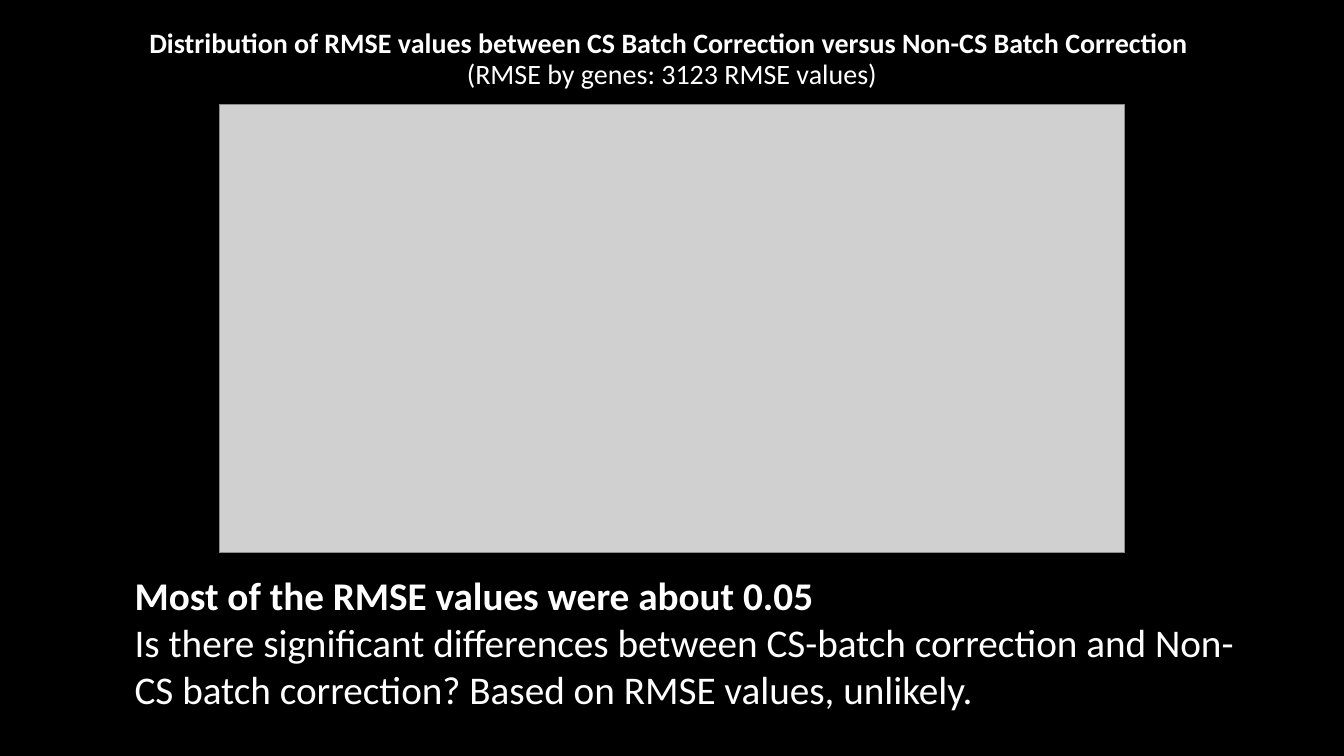
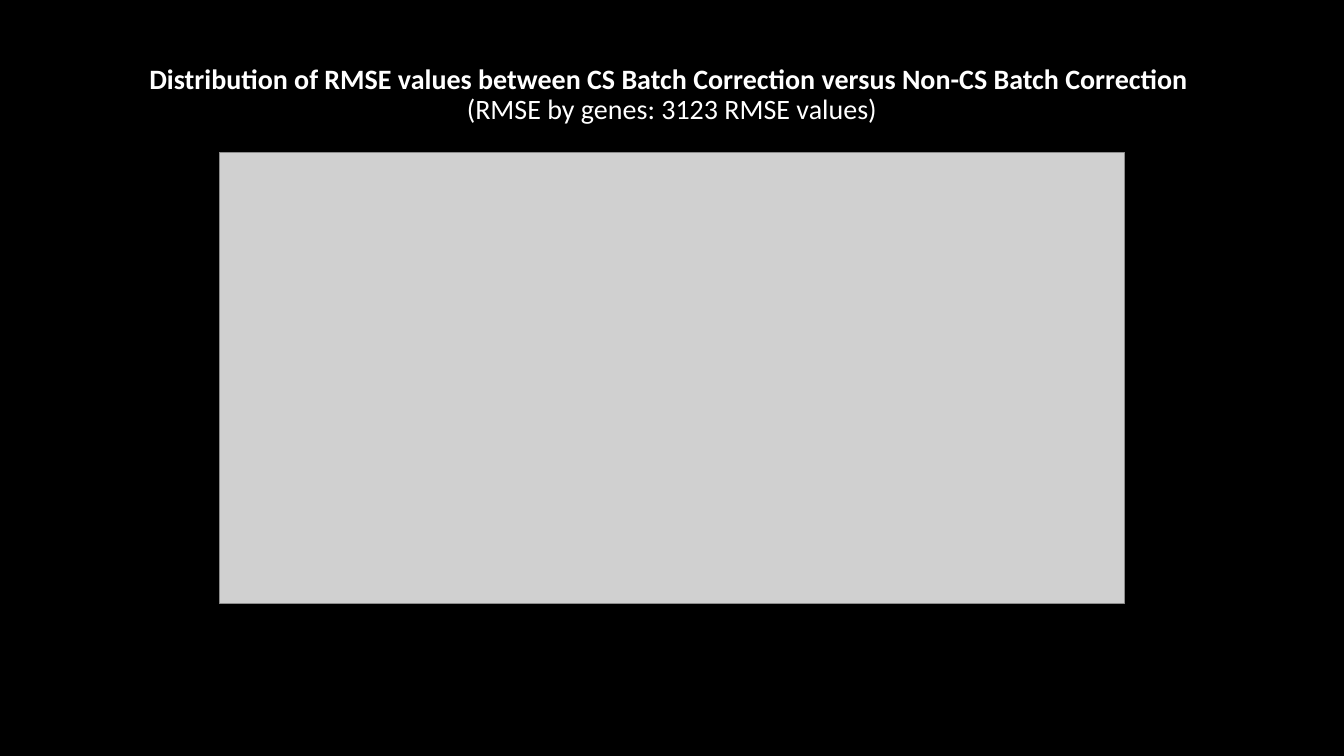
Before and after one commit to kaipengl/researchexperiencebs9001, a slide deck: slide 21 of Results Deck.pptx (slide 20 before the commit). Drawn at 1344x756 pixels with LibreOffice and Linux fonts; fonts in the diff are those of the drawing; grey boxes stand for pictures. Boxes give left, top, right and bottom in pixels: in the first picture for what was removed or moved away, otherwise in the second. Text is boxed around its words. In the diff, an @@ line names an element or a change of style, - is before the commit and + after.

```diff
--- a/Results Deck.pptx
+++ b/Results Deck.pptx
@@ title "Distribution of RMSE values between ..." moved from (x1=149, y1=33, x2=1187, y2=89) to (x1=149, y1=69, x2=1187, y2=124) @@
@@ picture moved from (x1=219, y1=105, x2=1125, y2=553) to (x1=219, y1=152, x2=1125, y2=603) @@
@@ text removed at (x1=135, y1=582, x2=1233, y2=711) @@
-Most of the RMSE values were about 0.05
-Is there significant differences between CS-batch correction and Non-CS batch correction? Based on RMSE values, unlikely.
```
Also in this commit, not shown: 6 other slides changed, 1 slide added, 5 slides removed, 5 other files.
